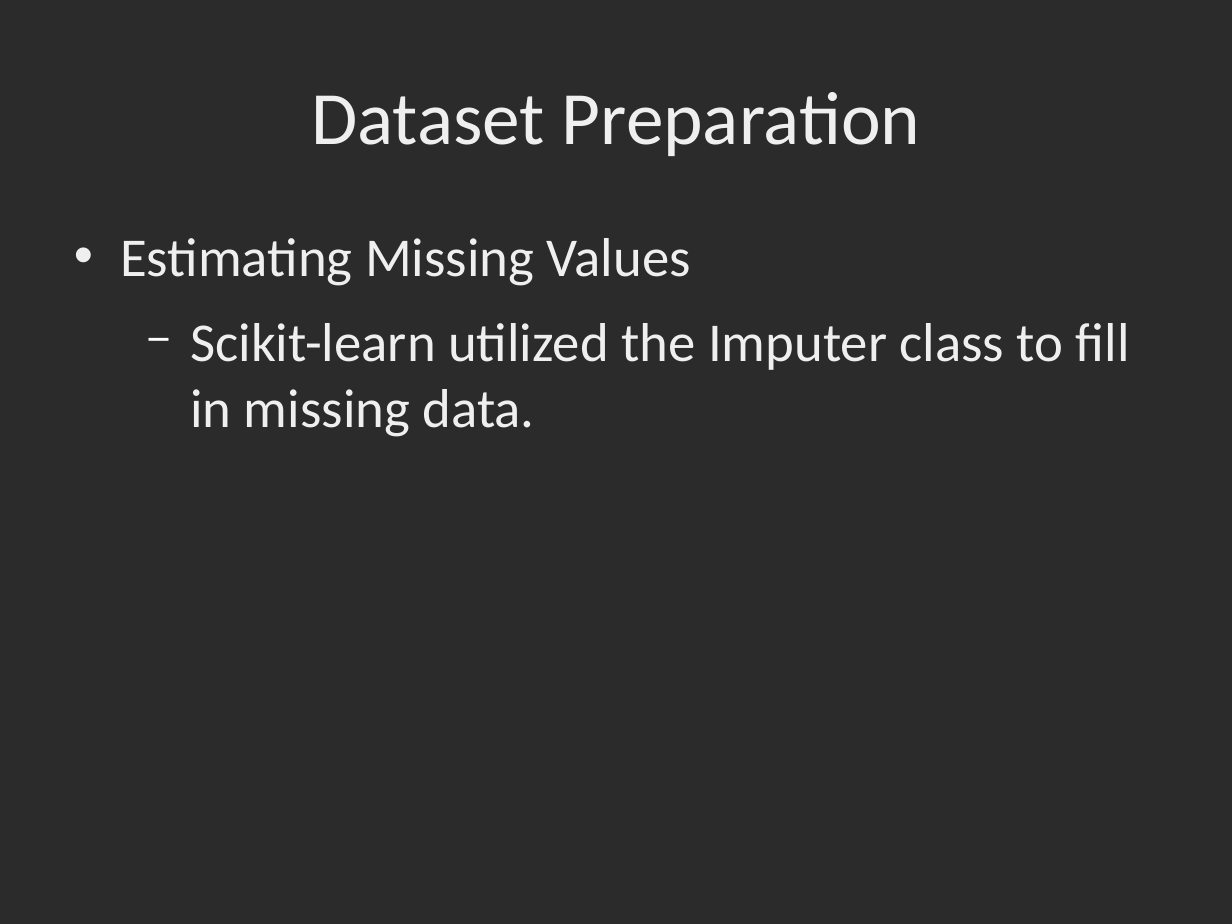
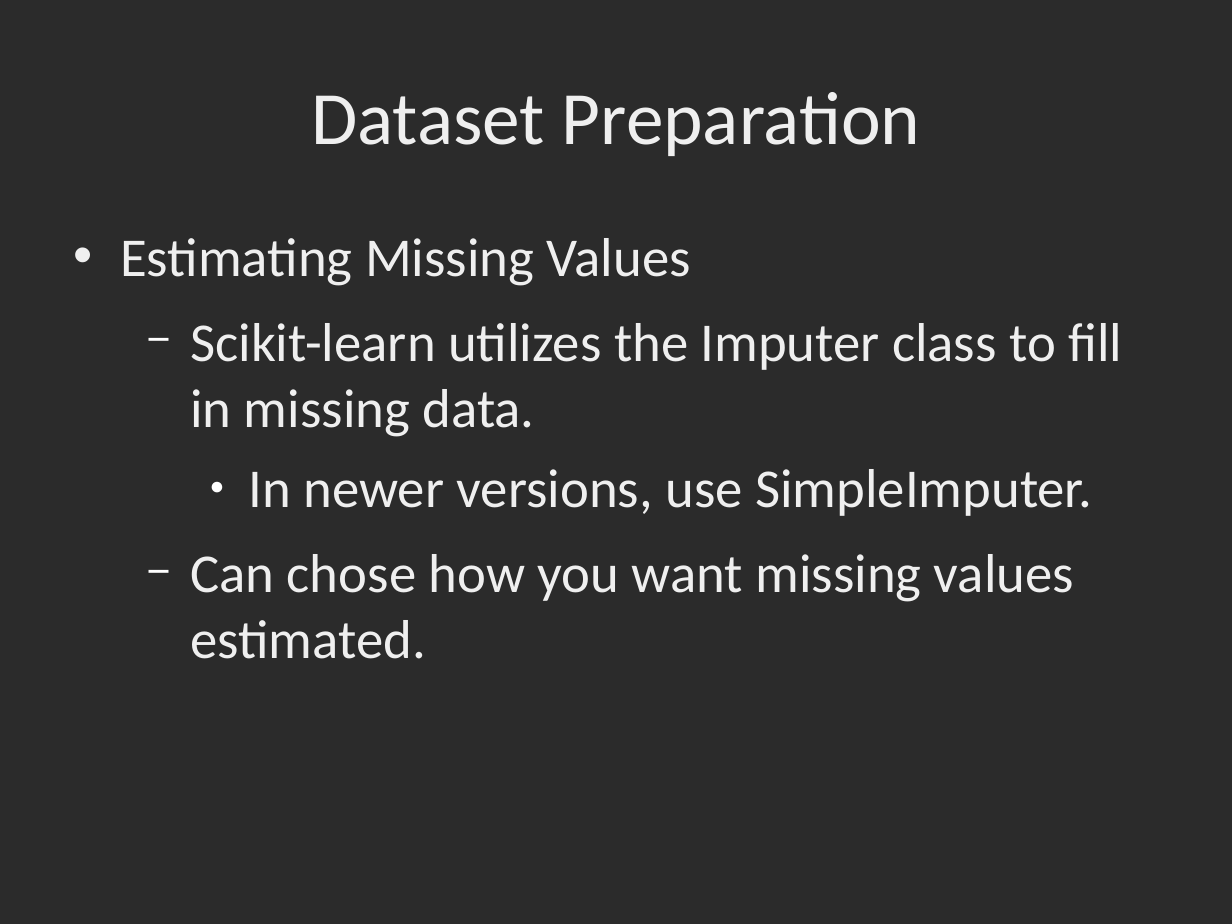
Before and after one commit to dbowmans46/PracticalProgramming, a slide deck: slide 158 of Session 7 - Python/Instructional Material/Session 7 - Python Brief Intro to Machine Learning with Scikit Learn.odp (slide 157 before the commit). Drawn at 1232x924 pixels with LibreOffice and Linux fonts; fonts in the diff are those of the drawing; background and template pictures are left out; a plain dark background stands for a picture behind light text. Boxes give left, top, right and bottom in pixels: in the first picture for what was removed or moved away, otherwise in the second. Text is boxed around its words. In the diff, an @@ line names an element or a change of style, - is before the commit and + after.

Commit message:
Slides and code for imputer added.

```diff
--- a/Session 7 - Python/Instructional Material/Session 7 - Python Brief Intro to Machine Learning with Scikit Learn.odp
+++ b/Session 7 - Python/Instructional Material/Session 7 - Python Brief Intro to Machine Learning with Scikit Learn.odp
@@ text at box(190, 323, 1122, 659): text changed @@
-  − Scikit-learn utilized the Imputer class to fill in missing data.
+  − Scikit-learn utilizes the Imputer class to fill in missing data.
+    ● In newer versions, use SimpleImputer.
+  − Can chose how you want missing values estimated.
```
Also in this commit, not shown: 5 other slides changed, 5 slides added, 1 other file.
